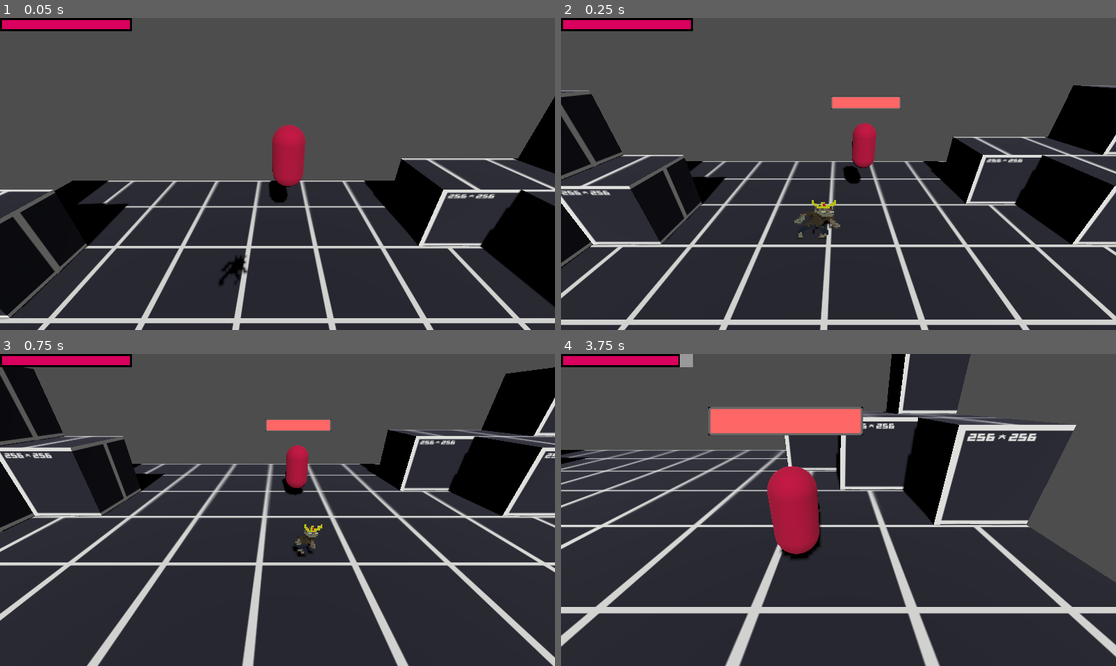
Above: before the commit, frames 1-4 (two rows, left to right).
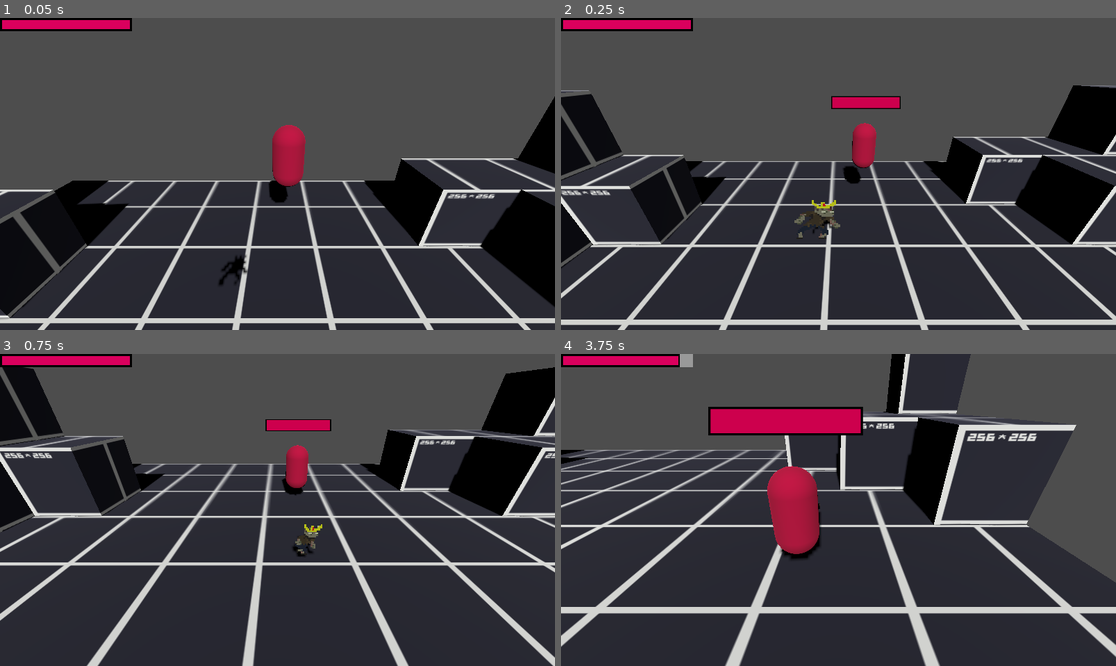
Above: after the commit, the same moments.

Repository: PyuKu2005/BrainsGit
Game: Godot game, scene res://scenes/test_level.tscn
The game is run twice, just before and just after one commit, with the same random seed, the same clock (stepped at 60 frames per second) and the same inputs.
Inputs:
- Up to frame 1 (0.05 s): no input
- Up to frame 2 (0.25 s): no input
- Up to frame 3 (0.75 s): hold D (ui_right) from 0.53 s (still down); tap J (playerAttack) at 0.6 s
- Up to frame 4 (3.75 s): release D (ui_right) at 1.28 s; hold S (ui_down) 1.28-2.03 s; tap J (playerAttack) every 0.75 s from 1.35 to 3.6 s; hold D (ui_right) 2.03-2.78 s; hold W (ui_up) 2.78-3.53 s; hold A (ui_left) from 3.53 s (still down)

Frame 1 is identical in both runs. In frame 2, 0.5% of the frame differs, in the area x 48-62%, y 25-30%; in frame 3, 0.4%; in frame 4, 2.5%, in the area x 26-55%, y 16-27%.

Commit message:
Suppression de script inutile
-PlayerHitArea : Script redondant

Diff:
--- a/scenes/Player.tscn
+++ b/scenes/Player.tscn
@@ -2,7 +2,6 @@
 
 [ext_resource type="Script" path="res://script/playerMovement.gd" id="1_i62jh"]
 [ext_resource type="Texture2D" uid="uid://c0thjsgikvna8" path="res://Animations/Brain-Sheet.png" id="2_vt2go"]
-[ext_resource type="Script" path="res://script/playerHitArea.gd" id="3_wej2q"]
 
 [sub_resource type="Animation" id="Animation_ijhyk"]
 resource_name = "Attack"
@@ -117,6 +116,13 @@
 "attackEnemi": SubResource("Animation_3vqdf")
 }
 
+[sub_resource type="GDScript" id="GDScript_w8p6i"]
+script/source = "extends Area3D
+
+var damage = 10
+
+"
+
 [sub_resource type="BoxShape3D" id="BoxShape3D_wllbe"]
 size = Vector3(0.344116, 0.427063, 0.589355)
 
@@ -157,7 +163,7 @@
 
 [node name="playerHitArea" type="Area3D" parent="Sprite3D"]
 transform = Transform3D(1, 0, 0, 0, 0.98645, -0.164066, 0, 0.164066, 0.98645, 0, 0, 0)
-script = ExtResource("3_wej2q")
+script = SubResource("GDScript_w8p6i")
 
 [node name="hitArea" type="CollisionShape3D" parent="Sprite3D/playerHitArea"]
 transform = Transform3D(1, 0, 0, 0, 1, 0, 0, 0, 1, 0.490159, -0.000457764, -0.00219727)
--- a/scenes/enemi_test.tscn
+++ b/scenes/enemi_test.tscn
@@ -53,6 +53,17 @@
 
 [sub_resource type="SphereShape3D" id="SphereShape3D_0wk0n"]
 
+[sub_resource type="StyleBoxFlat" id="StyleBoxFlat_tjlfy"]
+bg_color = Color(0.54099, 0.54099, 0.54099, 1)
+
+[sub_resource type="StyleBoxFlat" id="StyleBoxFlat_7g6g2"]
+bg_color = Color(0.805112, 0, 0.300997, 1)
+border_width_left = 4
+border_width_top = 4
+border_width_right = 4
+border_width_bottom = 4
+border_color = Color(0, 0, 0, 1)
+
 [sub_resource type="ViewportTexture" id="ViewportTexture_ne7lb"]
 viewport_path = NodePath("SubViewport")
 
@@ -81,7 +92,7 @@
 shape = SubResource("SphereShape3D_nv0k4")
 
 [node name="enemyHitArea" type="Area3D" parent="."]
-transform = Transform3D(1, 0, 0, 0, 4.75091, 0, 0, 0, 1, 0, 1.64596, 0)
+transform = Transform3D(1, 0, 0, 0, 4.41863, 0, 0, 0, 1, 0, 1.74466, 0)
 
 [node name="hitCollision" type="CollisionShape3D" parent="enemyHitArea"]
 transform = Transform3D(2.33699, 0, 0, 0, 0.714594, 0, 0, 0, 2.35705, 0, -0.348699, 0)
@@ -92,6 +103,8 @@
 transparent_bg = true
 
 [node name="healthBar3d" parent="SubViewport" instance=ExtResource("2_v26ps")]
+theme_override_styles/background = SubResource("StyleBoxFlat_tjlfy")
+theme_override_styles/fill = SubResource("StyleBoxFlat_7g6g2")
 
 [node name="Sprite3D" type="Sprite3D" parent="."]
 transform = Transform3D(1, 0, 0, 0, 1, 0, 0, 0, 1, -0.00765872, 1.81856, -0.0695481)
--- a/script/playerHitArea.gd
+++ /dev/null
@@ -1,3 +0,0 @@
-extends Area3D
-
-var damage = 10
Not shown: 2 places in GridMaps/PrototypeGrid.tres that only renumber resources
Not shown: 1 places in scenes/enemi_test.tscn that only renumber resources
